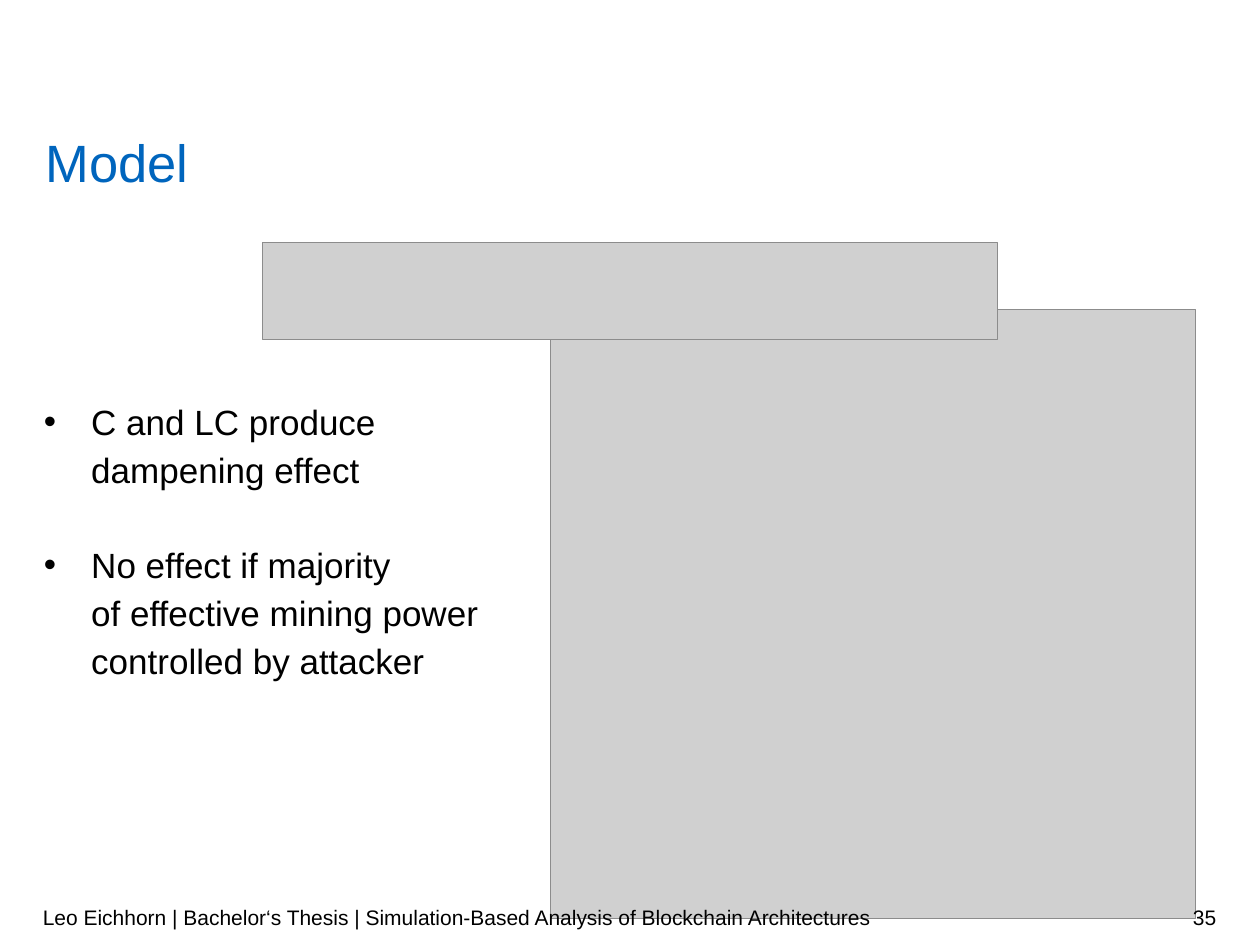
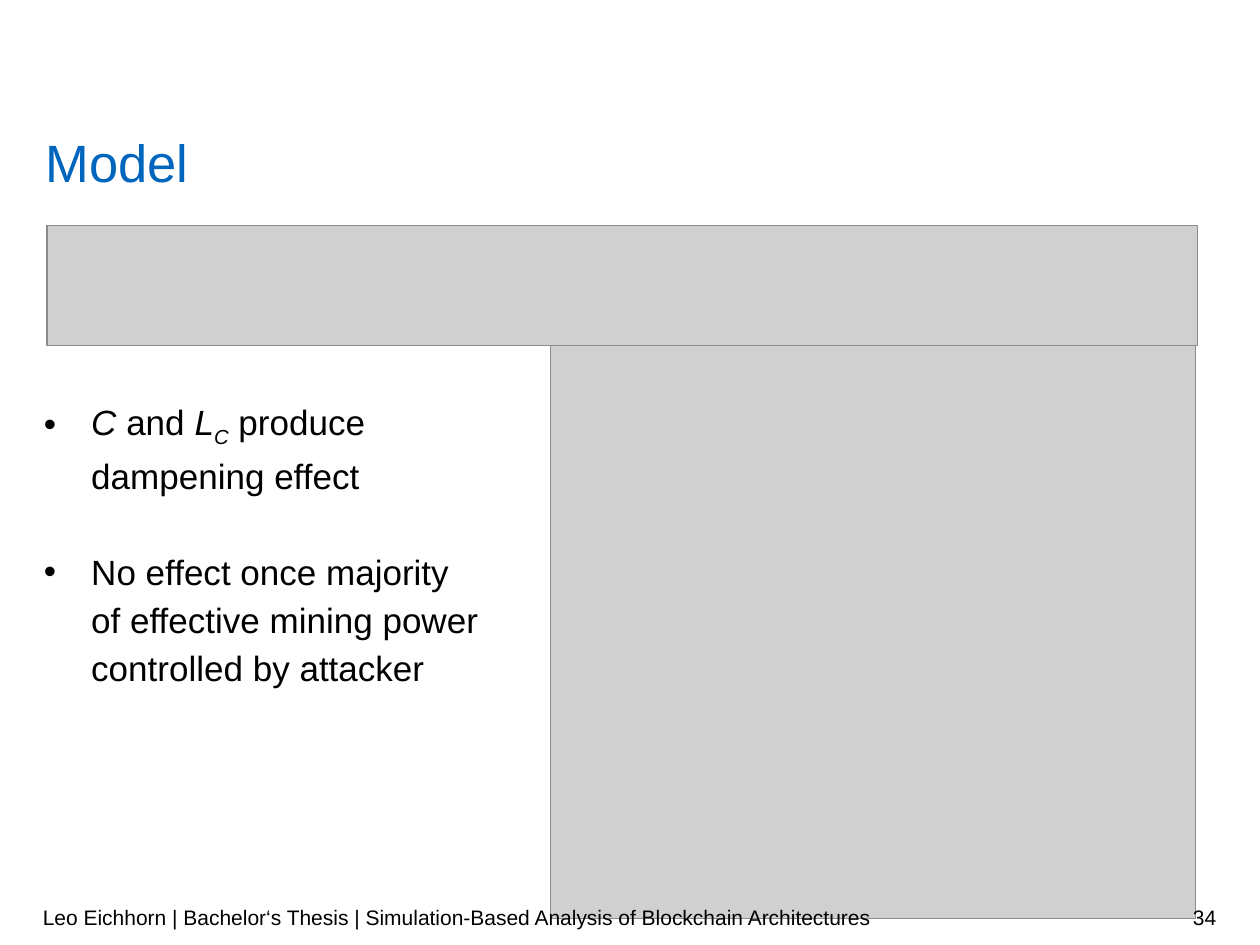
Before and after one commit to LeoEichhorn/Blockchain, a slide deck: slide 34 of Presentation/Blockchain.pptx (slide 35 before the commit). Drawn at 1260x945 pixels with LibreOffice and Linux fonts; fonts in the diff are those of the drawing; grey boxes stand for pictures; background and template pictures are left out. Boxes give left, top, right and bottom in pixels: in the first picture for what was removed or moved away, otherwise in the second. Text is boxed around its words. In the diff, an @@ line names an element or a change of style, - is before the commit and + after.

```diff
--- a/Presentation/Blockchain.pptx
+++ b/Presentation/Blockchain.pptx
@@ picture: place and size @@
-picture at [262,243,998,340]
+picture at [47,226,1197,345]
@@ text at [91,409,365,496]: now subscript in "LC"; italic on in "C LC" @@
@@ text at [91,559,478,687]: text changed @@
-• No effect if majority
-  of effective mining power
-  controlled by attacker
+• No effect once majority
+  of effective mining power
+  controlled by attacker
@@ page number at [1193,909,1216,926]: text changed @@
-35
+34
```
Also in this commit, not shown: 21 other slides changed, 8 slides added, 19 other files.
